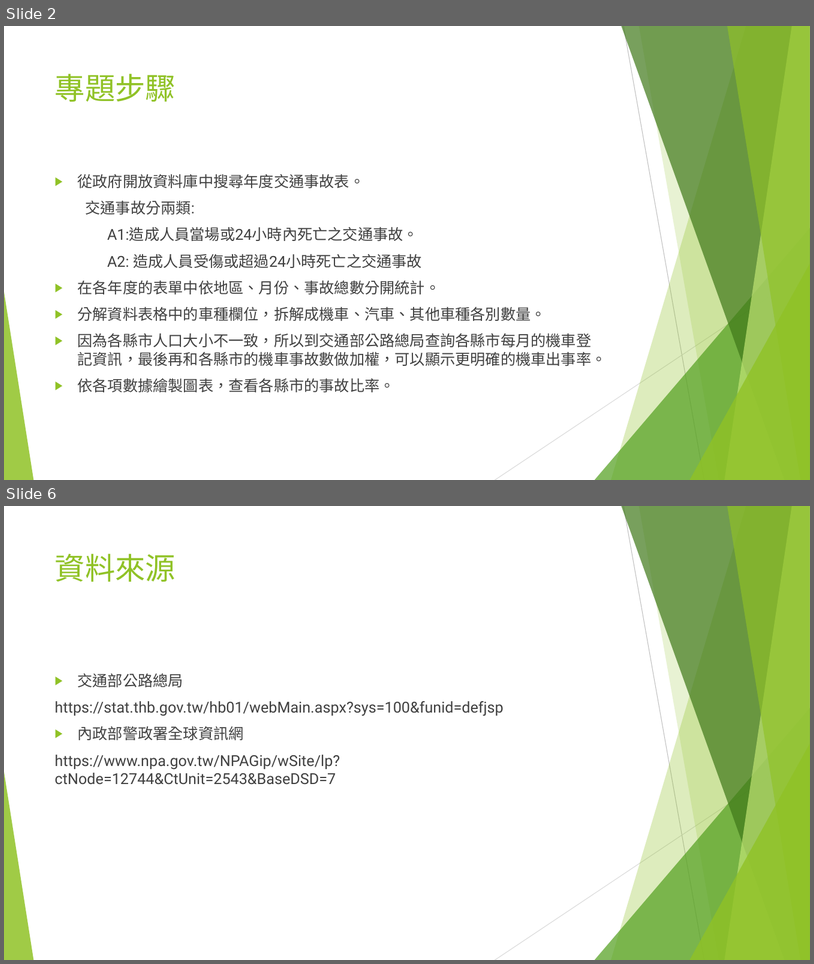
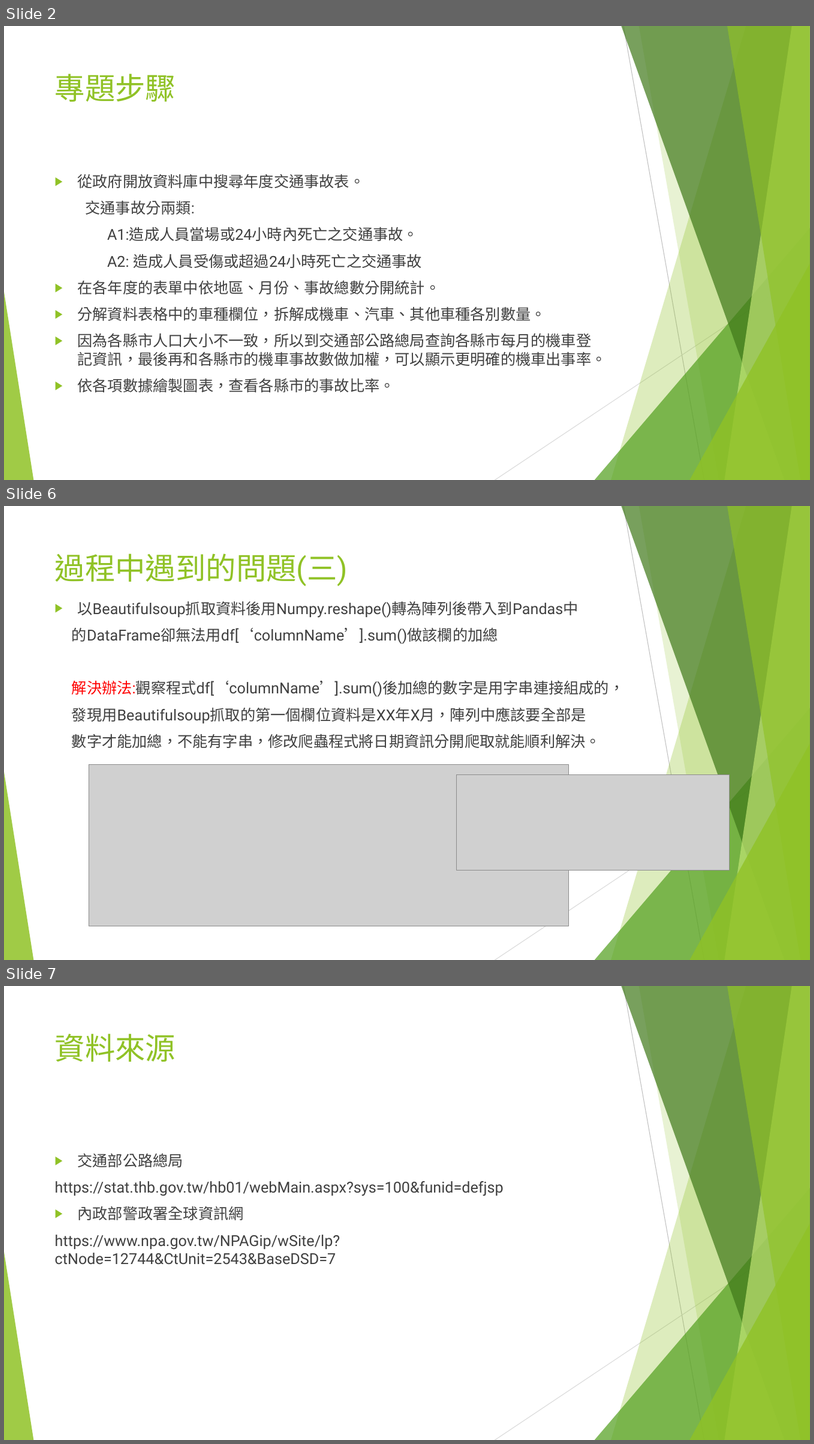
Before and after one commit to ooxx2500/python-sql-for-test, a slide deck: python/專題報告/專題報告-台灣交通事故.pptx. Shown one above the other, each under a label of ours: slides 2 and 6 before the commit, slides 2, 6 and 7 after it; the slides between them are not shown. The pictures are 814x964 and 814x1444 pixels, drawn with LibreOffice and Linux fonts; fonts in the diff are those of the drawing; grey boxes stand for pictures. Boxes give left, top, right and bottom in pixels: in the first picture for what was removed or moved away, otherwise in the second. Text is boxed around its words. In the diff, an @@ line names an element or a change of style, - is before the commit and + after.

```diff
--- a/python/專題報告/專題報告-台灣交通事故.pptx
+++ b/python/專題報告/專題報告-台灣交通事故.pptx
@@ slide 6 added at <box>4,506,810,960</box>, background #FFFFFF; not listed: 10 template elements that a slide beside it also shows @@
@@ title added at <box>55,553,348,586</box>, 36 pt, text #90C226 @@
+過程中遇到的問題(三)
@@ text added at <box>72,601,624,748</box>, 18 pt, text #404040 @@
+▶ 以Beautifulsoup抓取資料後用Numpy.reshape()轉為陣列後帶入到Pandas中
+的DataFrame卻無法用df[‘columnName’].sum()做該欄的加總
+解決辦法:觀察程式df[‘columnName’].sum()後加總的數字是用字串連接組成的，
+發現用Beautifulsoup抓取的第一個欄位資料是XX年X月，陣列中應該要全部是
+數字才能加總，不能有字串，修改爬蟲程式將日期資訊分開爬取就能順利解決。
@@ picture added at <box>89,765,569,926</box> @@
@@ picture added at <box>456,775,729,870</box> @@
@@ what was slide 6 is now slide 7 @@
```
Also in this commit, not shown: 1 slide changed, 2 other slides added, 2 slides removed, 3 other files.
